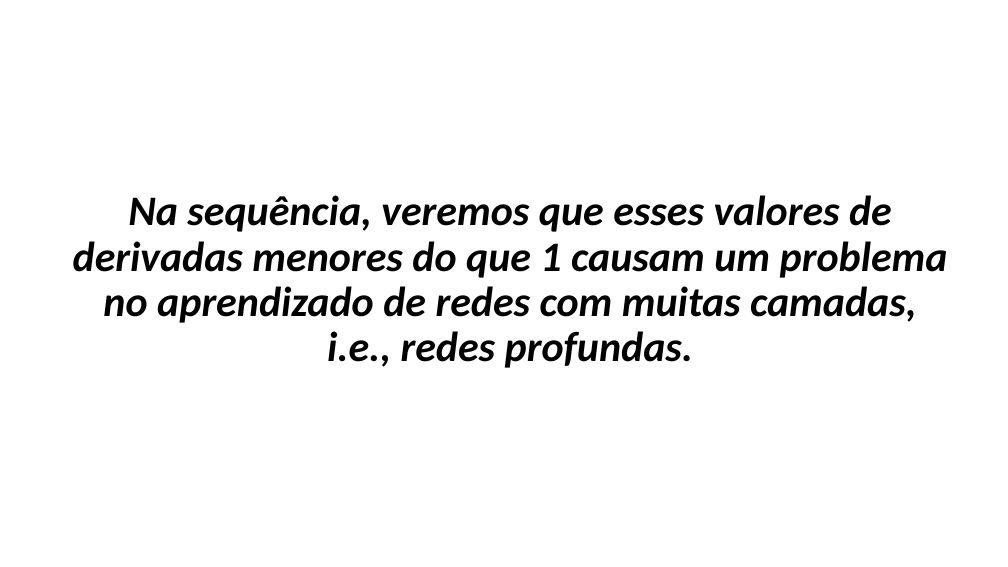
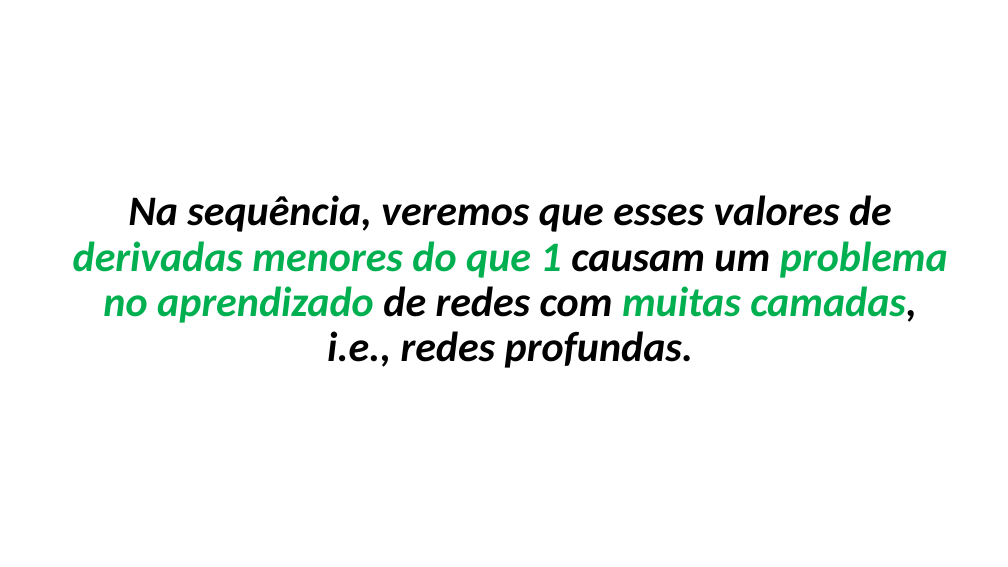
Before and after one commit to zz4fap/t320_aprendizado_de_maquina, a slide deck: slide 16 of slides/T320_Redes_Neurais_Artificiais (Parte II).pptx. Drawn at 1008x567 pixels with LibreOffice and Linux fonts; fonts in the diff are those of the drawing. Boxes give left, top, right and bottom in pixels: in the first picture for what was removed or moved away, otherwise in the second. Text is boxed around its words. In the diff, an @@ line names an element or a change of style, - is before the commit and + after.

```diff
--- a/slides/T320_Redes_Neurais_Artificiais (Parte II).pptx
+++ b/slides/T320_Redes_Neurais_Artificiais (Parte II).pptx
@@ text "Na sequência, veremos que esses ..." at (73, 195, 948, 368): text colour #000000 to #00B050 in "derivadas menores do que 1 problema no ..." @@
```
Also in this commit, not shown: 7 other slides changed, 1 other file.
